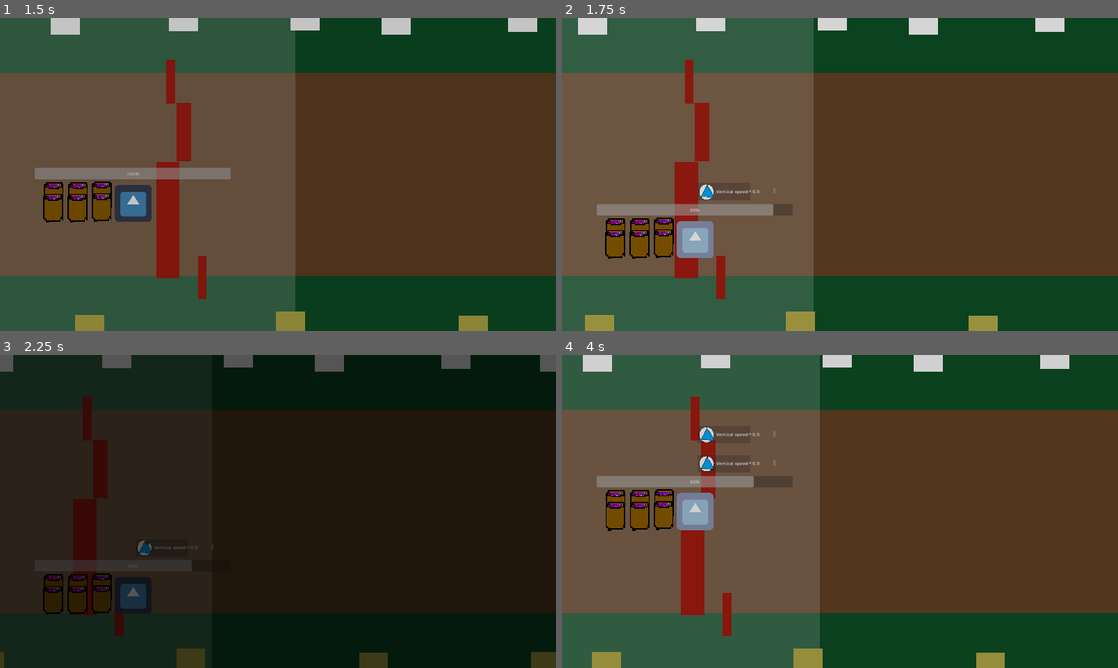
Above: before the commit, frames 1-4 (two rows, left to right).
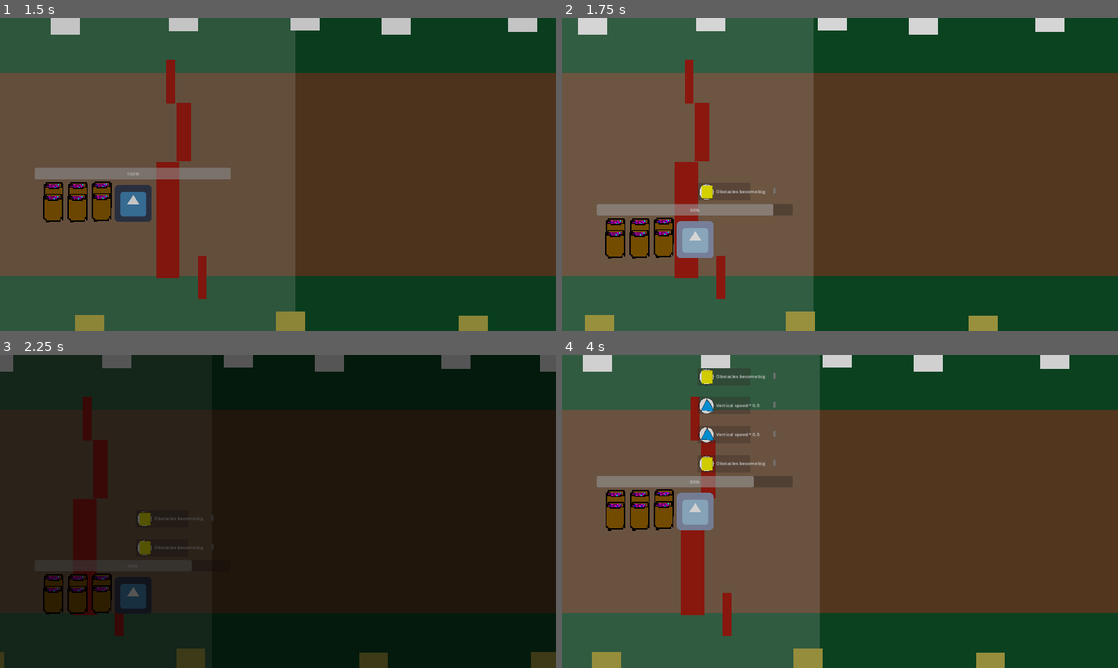
Above: after the commit, the same moments.

Repository: hsandt/ld53
Game: Godot game, scene res://scenes/main_menu_scene.tscn
The game is run twice, just before and just after one commit, with the same random seed, the same clock (stepped at 60 frames per second) and the same inputs. The engine's default icon, where the game draws it, is replaced by a stand-in: a white triangle on a blue panel in a dark square.
Inputs (mouse positions are in pixels of both pictures, inside the frame that each line leads up to):
- Up to frame 1 (1.5 s): tap Enter (ui_accept) at 0.5, 0.77 s; move the mouse to (400, 158) at 0.52 s; hold Right (ui_right) 0.53-1.28 s; hold M (app_next_resolution) 0.53-1.28 s; click (400, 158) at 0.67 s; move the mouse to (166, 190) at 1.27 s; hold S (down) from 1.28 s (still down); tap N (app_prev_resolution) at 1.35 s
- Up to frame 2 (1.75 s): keep holding S (down); tap Enter (ui_accept) at 1.52 s
- Up to frame 3 (2.25 s): move the mouse to (333, 442) at 2.02 s; release S (down) at 2.03 s; hold Right (ui_right) from 2.03 s (still down); hold M (app_next_resolution) from 2.03 s (still down)
- Up to frame 4 (4 s): release Right (ui_right) at 2.75 s; release M (app_next_resolution) at 2.75 s; click "Replay" at 2.75 s; move the mouse to (812, 574) at 3.52 s; hold Up (ui_up) from 3.53 s (still down); tap N (app_prev_resolution) at 3.6 s; click (812, 574) at 3.67 s; tap Enter (ui_accept) at 3.77 s

Frame 1 is identical in both runs. In frame 2, 0.1% of the frame differs, in the area x 25-37%, y 53-58%; in frame 3, 0.2%; in frame 4, 0.5%, in the area x 24-39%, y 4-37%.

Commit message:
obstacle damage and cargo modifiers

Diff:
--- /dev/null
+++ b/data/modifiers/obstacle_damage.tres
@@ -0,0 +1,35 @@
+[gd_resource type="Resource" script_class="Modifier" load_steps=4 format=3 uid="uid://hqgedus288jo"]
+
+[ext_resource type="Script" path="res://scripts/buffs/modifier.gd" id="1_5n5vq"]
+
+[sub_resource type="Resource" id="Resource_c3muh"]
+script = ExtResource("1_5n5vq")
+icon_path = "yellow_square.png"
+description = "Quality increased by 50% when hitting a Big obstacle"
+attribute = "quality_multiplier"
+effect = "multiply"
+value = 1.5
+probability = 1.0
+duration = 10.0
+
+[sub_resource type="Resource" id="Resource_inx4a"]
+script = ExtResource("1_5n5vq")
+icon_path = "yellow_square"
+description = "Double obstacle damage"
+attribute = "obstacle_damage"
+effect = "multiply"
+value = 2.0
+probability = 1.0
+duration = 5.0
+
+[resource]
+script = ExtResource("1_5n5vq")
+icon_path = "yellow_square.png"
+description = "Obstacles become big"
+attribute = "obstacle_size"
+effect = "addition"
+value = 1.0
+probability = 1.0
+duration = 10.0
+worsen = SubResource("Resource_inx4a")
+lucky = SubResource("Resource_c3muh")
--- /dev/null
+++ b/data/modifiers/town_cargo.tres
@@ -0,0 +1,35 @@
+[gd_resource type="Resource" script_class="Modifier" load_steps=4 format=3 uid="uid://2f5agh7wsf8u"]
+
+[ext_resource type="Script" path="res://scripts/buffs/modifier.gd" id="1_faewo"]
+
+[sub_resource type="Resource" id="Resource_c5pj1"]
+script = ExtResource("1_faewo")
+icon_path = "red_exlaim.png"
+description = "double score"
+attribute = "score"
+effect = "multiply"
+value = 2.0
+probability = 0.5
+duration = 5.0
+
+[sub_resource type="Resource" id="Resource_ivgkl"]
+script = ExtResource("1_faewo")
+icon_path = "red_exlaim"
+description = "Score -30"
+attribute = "score"
+effect = "addition"
+value = -30.0
+probability = 1.0
+duration = 5.0
+
+[resource]
+script = ExtResource("1_faewo")
+icon_path = "red_exlaim.png"
+description = "Score -10"
+attribute = "score"
+effect = "addition"
+value = -10.0
+probability = 0.1
+duration = 5.0
+worsen = SubResource("Resource_ivgkl")
+lucky = SubResource("Resource_c5pj1")
--- a/prefabs/ingame/player_character_body_2d.tscn
+++ b/prefabs/ingame/player_character_body_2d.tscn
@@ -8,7 +8,9 @@
 [ext_resource type="Script" path="res://scripts/ingame/player_character/cargo.gd" id="6_dru5e"]
 [ext_resource type="Script" path="res://scripts/ingame/player_character/powder.gd" id="6_vdi8d"]
 [ext_resource type="Texture2D" uid="uid://b3xi3ohlwe8f4" path="res://sprites/keg.png" id="8_5dtp0"]
+[ext_resource type="Resource" uid="uid://2f5agh7wsf8u" path="res://data/modifiers/town_cargo.tres" id="8_or7er"]
 [ext_resource type="Resource" uid="uid://b08wq3why3q7e" path="res://data/modifiers/steering.tres" id="8_vtdr1"]
+[ext_resource type="Resource" uid="uid://hqgedus288jo" path="res://data/modifiers/obstacle_damage.tres" id="11_fnbfi"]
 
 [sub_resource type="RectangleShape2D" id="RectangleShape2D_6va3q"]
 size = Vector2(121, 124)
@@ -49,7 +51,7 @@
 [node name="powder_1" type="Node2D" parent="cargo"]
 position = Vector2(-106, -24)
 script = ExtResource("6_vdi8d")
-modifier = ExtResource("8_vtdr1")
+modifier = ExtResource("8_or7er")
 
 [node name="Sprite2D" type="Sprite2D" parent="cargo/powder_1"]
 texture_filter = 1
@@ -69,7 +71,7 @@
 [node name="powder_3" type="Node2D" parent="cargo"]
 position = Vector2(-273, -22)
 script = ExtResource("6_vdi8d")
-modifier = ExtResource("8_vtdr1")
+modifier = ExtResource("11_fnbfi")
 
 [node name="Sprite2D" type="Sprite2D" parent="cargo/powder_3"]
 texture_filter = 1
Not shown: 1 places in prefabs/ingame/player_character_body_2d.tscn that only renumber resources
